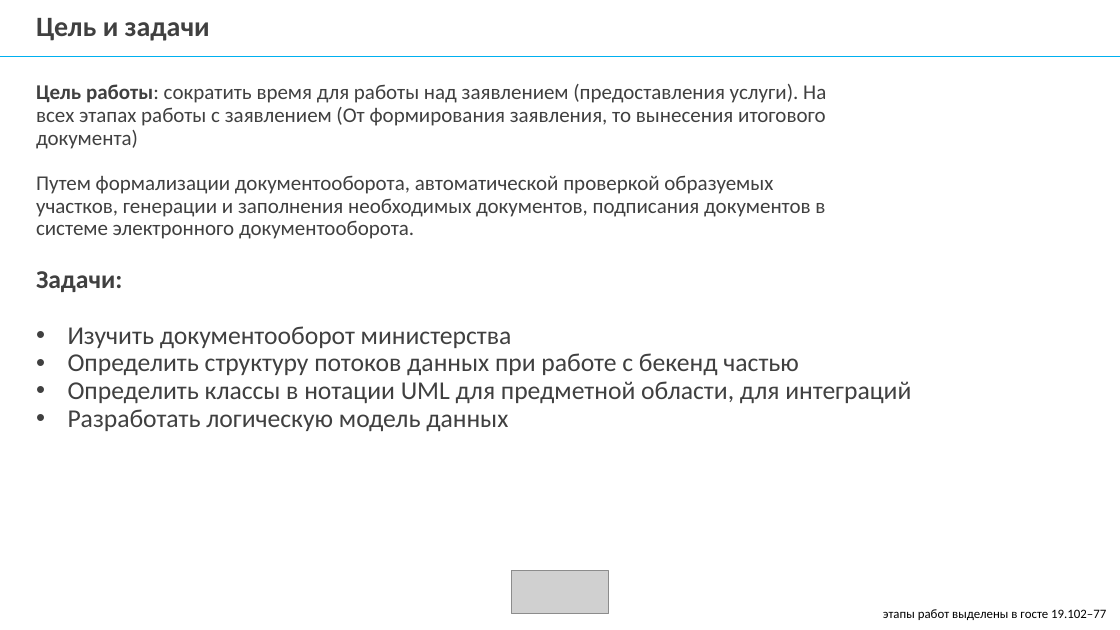
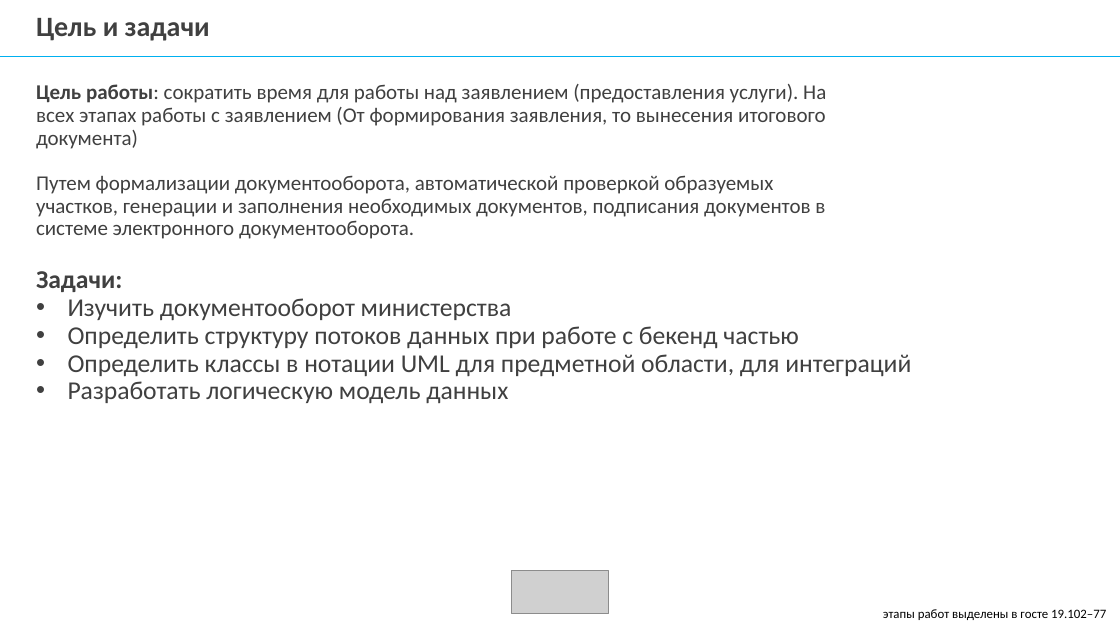
Before and after one commit to mcdodik20008/docs, a slide deck: slide 7 of Презентация диплома.pptx. Drawn at 1120x630 pixels with LibreOffice and Linux fonts; fonts in the diff are those of the drawing; grey boxes stand for pictures; background and template pictures are left out. Boxes give left, top, right and bottom in pixels: in the first picture for what was removed or moved away, otherwise in the second. Text is boxed around its words. In the diff, an @@ line names an element or a change of style, - is before the commit and + after.

```diff
--- a/Презентация диплома.pptx
+++ b/Презентация диплома.pptx
@@ text "Задачи:" rewrapped from bbox=[36, 271, 911, 431] to bbox=[36, 271, 911, 403] @@
```
Also in this commit, not shown: 1 other slide changed, 1 other file.
